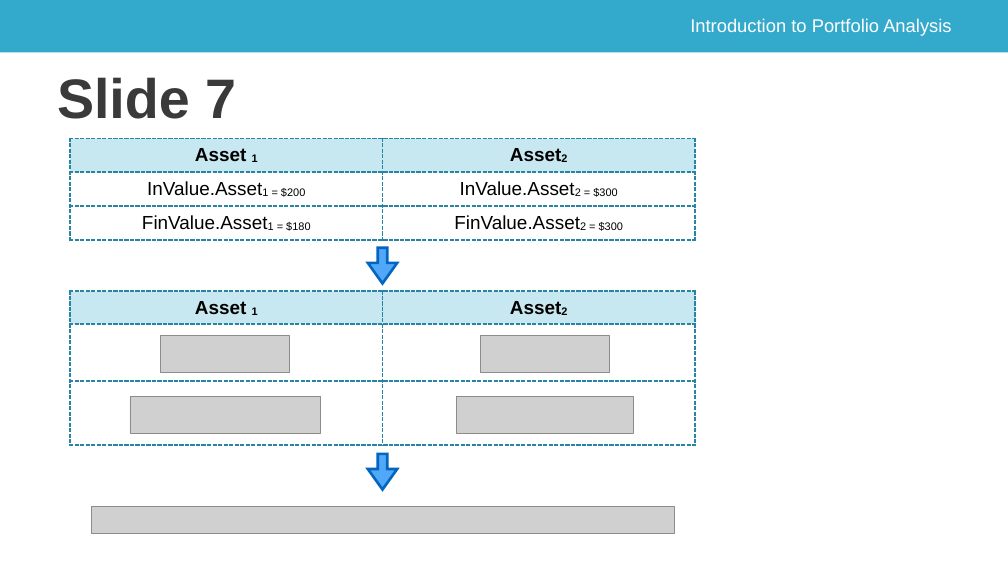
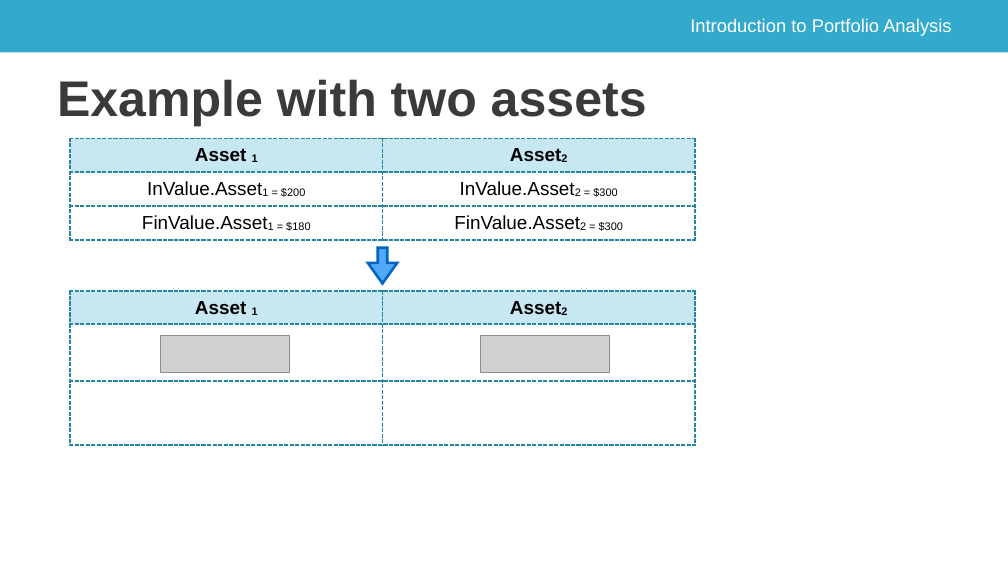
Before and after one commit to saciestudio/courses-intro-portfolio-analysis, a slide deck: slide 9 of scripts/ch_1_video_3.pptx (slide 7 before the commit). Drawn at 1008x567 pixels with LibreOffice and Linux fonts; fonts in the diff are those of the drawing; grey boxes stand for pictures; background and template pictures are left out. Boxes give left, top, right and bottom in pixels: in the first picture for what was removed or moved away, otherwise in the second. Text is boxed around its words. In the diff, an @@ line names an element or a change of style, - is before the commit and + after.

```diff
--- a/scripts/ch_1_video_3.pptx
+++ b/scripts/ch_1_video_3.pptx
@@ title at (57, 79, 647, 126): text changed; size 106 to 95.4 pt @@
-Slide 7
+Example with two assets
@@ picture removed at (130, 396, 320, 433) @@
@@ picture removed at (456, 396, 633, 433) @@
@@ right arrow removed at (368, 454, 397, 489) @@
@@ picture removed at (91, 506, 674, 533) @@
```
Also in this commit, not shown: 4 other slides changed, 5 slides added, 1 slide removed, 2 other files.
